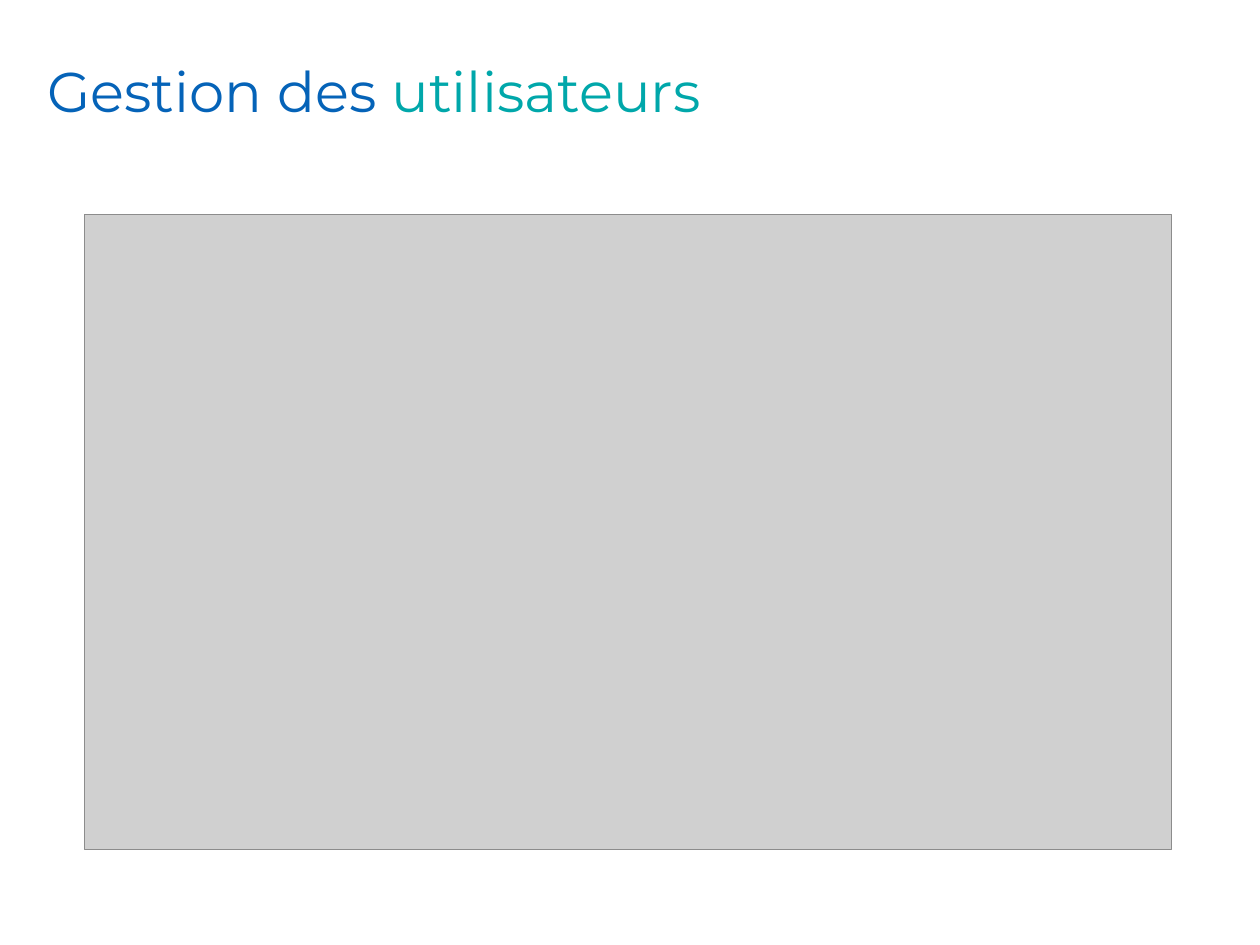
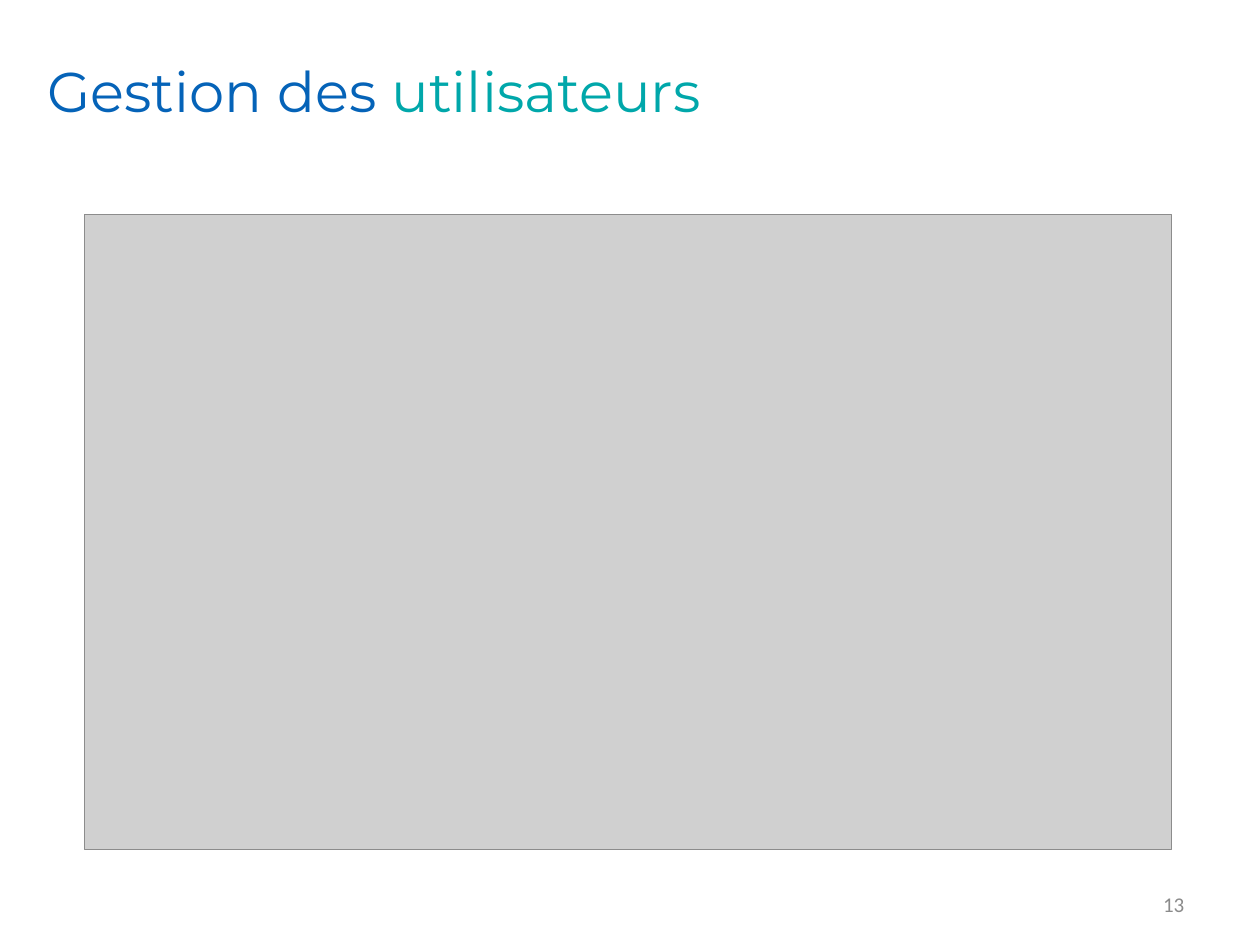
Before and after one commit to Romcol/Gutemberg-rapports, a slide deck: slide 13 of defense/1_project/powerpoint.pptx (slide 15 before the commit). Drawn at 1260x945 pixels with LibreOffice and Linux fonts; fonts in the diff are those of the drawing; grey boxes stand for pictures; background and template pictures are left out. Boxes give left, top, right and bottom in pixels: in the first picture for what was removed or moved away, otherwise in the second. Text is boxed around its words. In the diff, an @@ line names an element or a change of style, - is before the commit and + after.

```diff
--- a/defense/1_project/powerpoint.pptx
+++ b/defense/1_project/powerpoint.pptx
@@ page number added at (x1=1163, y1=898, x2=1184, y2=912), 12 pt, text #8C8C8C @@
+13
```
Also in this commit, not shown: 7 other slides changed, 1 slide added, 2 slides removed.
